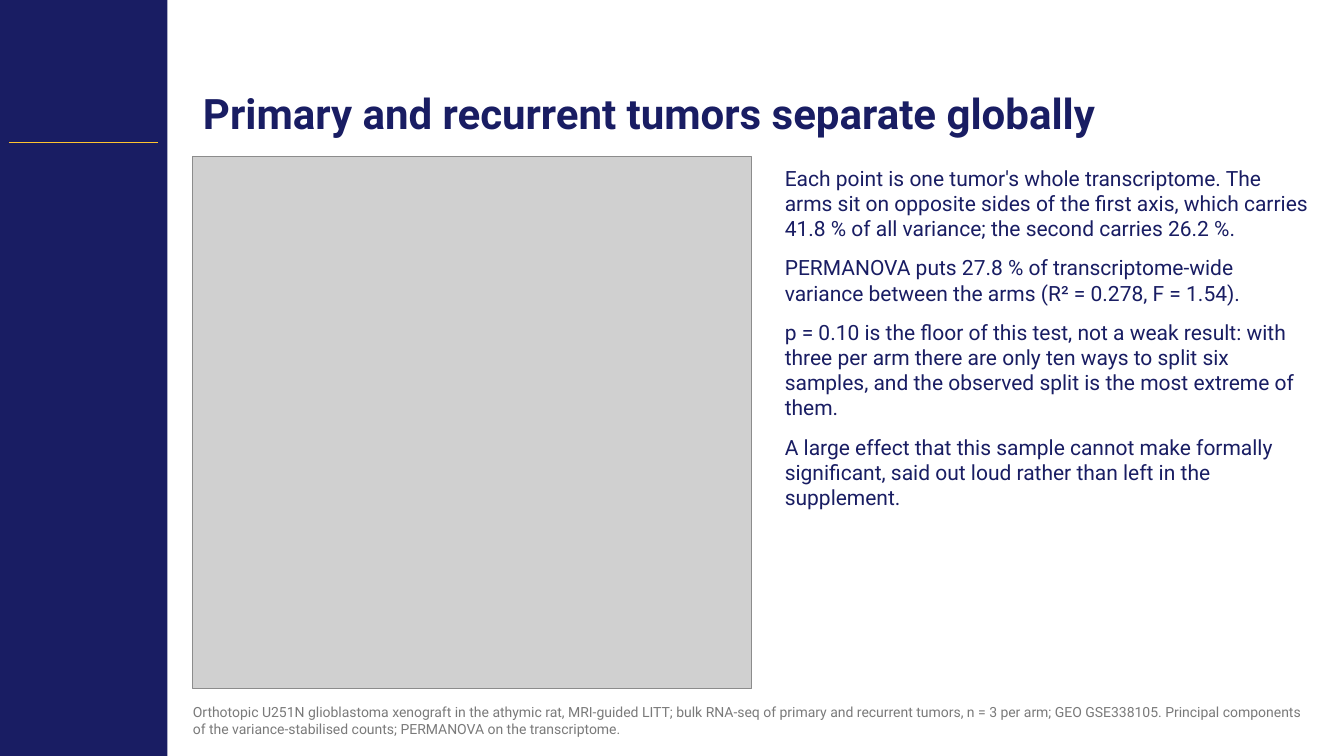
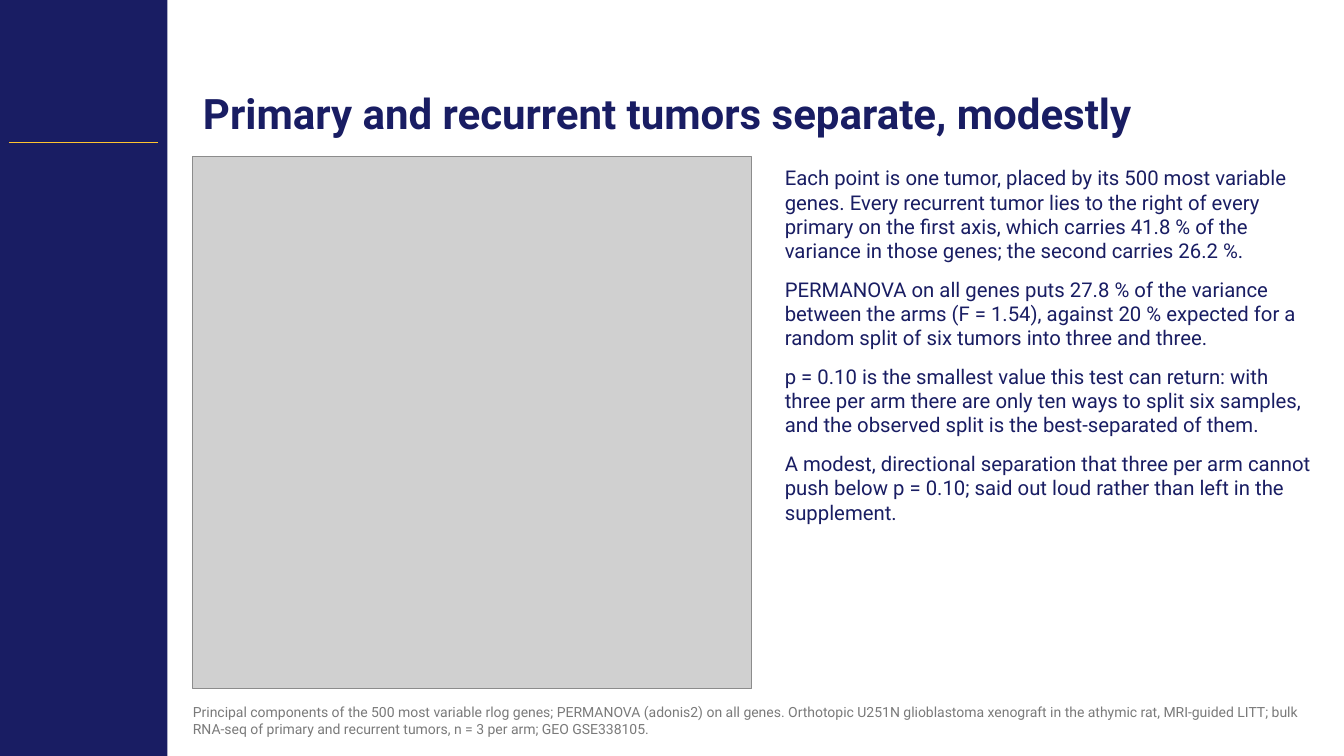
Before and after one commit to Gregory-Schwing-MD-PhD/u251-xenograft-rat-RNASeq-study, a slide deck: slide 9 of SLIDES/CNS2026_Schwing_Abstract418_CNStemplate.pptx (slide 7 before the commit). Drawn at 1344x756 pixels with LibreOffice and Linux fonts; fonts in the diff are those of the drawing; grey boxes stand for pictures; background and template pictures are left out. Boxes give left, top, right and bottom in pixels: in the first picture for what was removed or moved away, otherwise in the second. Text is boxed around its words. In the diff, an @@ line names an element or a change of style, - is before the commit and + after.

```diff
--- a/SLIDES/CNS2026_Schwing_Abstract418_CNStemplate.pptx
+++ b/SLIDES/CNS2026_Schwing_Abstract418_CNStemplate.pptx
@@ title at (203, 97, 1131, 138): text changed @@
-Primary and recurrent tumors separate globally
+Primary and recurrent tumors separate, modestly
@@ text at (785, 169, 1310, 524): text changed; size 15 to 14.5 pt @@
-Each point is one tumor's whole transcriptome. The arms sit on opposite sides of the first axis, which carries 41.8 % of all variance; the second carries 26.2 %.
-PERMANOVA puts 27.8 % of transcriptome-wide variance between the arms (R² = 0.278, F = 1.54).
-p = 0.10 is the floor of this test, not a weak result: with three per arm there are only ten ways to split six samples, and the observed split is the most extreme of them.
-A large effect that this sample cannot make formally significant, said out loud rather than left in the supplement.
+Each point is one tumor, placed by its 500 most variable genes. Every recurrent tumor lies to the right of every primary on the first axis, which carries 41.8 % of the variance in those genes; the second carries 26.2 %.
+PERMANOVA on all genes puts 27.8 % of the variance between the arms (F = 1.54), against 20 % expected for a random split of six tumors into three and three.
+p = 0.10 is the smallest value this test can return: with three per arm there are only ten ways to split six samples, and the observed split is the best-separated of them.
+A modest, directional separation that three per arm cannot push below p = 0.10; said out loud rather than left in the supplement.
@@ text at (193, 706, 1298, 737): text changed @@
-Orthotopic U251N glioblastoma xenograft in the athymic rat, MRI-guided LITT; bulk RNA-seq of primary and recurrent tumors, n = 3 per arm; GEO GSE338105. Principal components of the variance-stabilised counts; PERMANOVA on the transcriptome.
+Principal components of the 500 most variable rlog genes; PERMANOVA (adonis2) on all genes. Orthotopic U251N glioblastoma xenograft in the athymic rat, MRI-guided LITT; bulk RNA-seq of primary and recurrent tumors, n = 3 per arm; GEO GSE338105.
```
Also in this commit, not shown: 16 other slides changed, 7 slides added, 1 slide removed, 51 other files.
